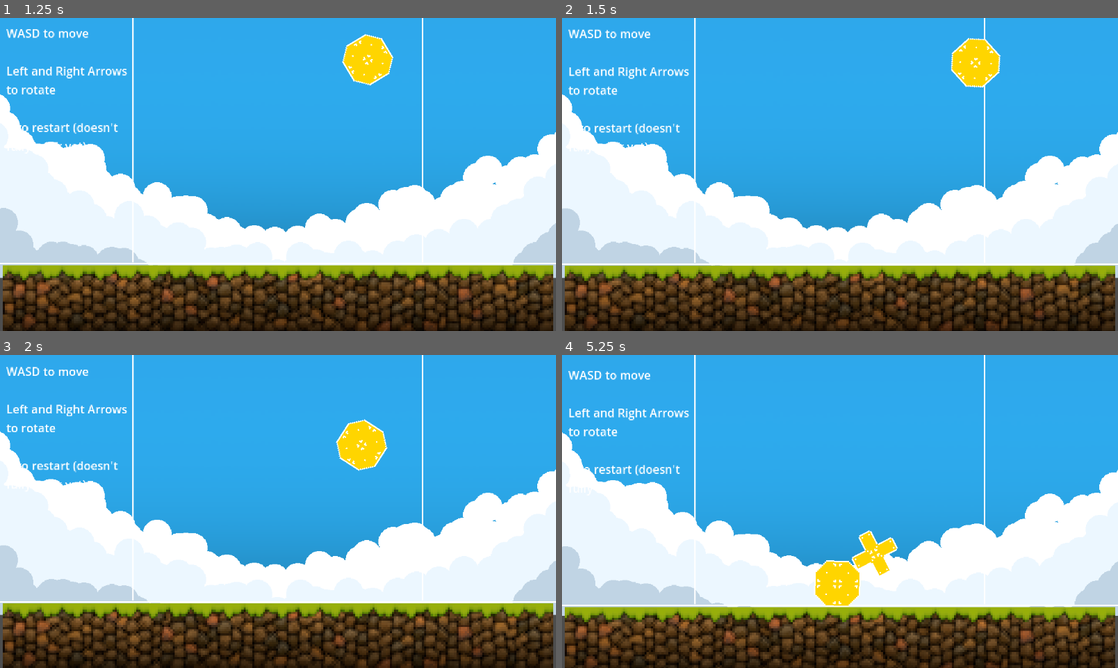
Above: before the commit, frames 1-4 (two rows, left to right).
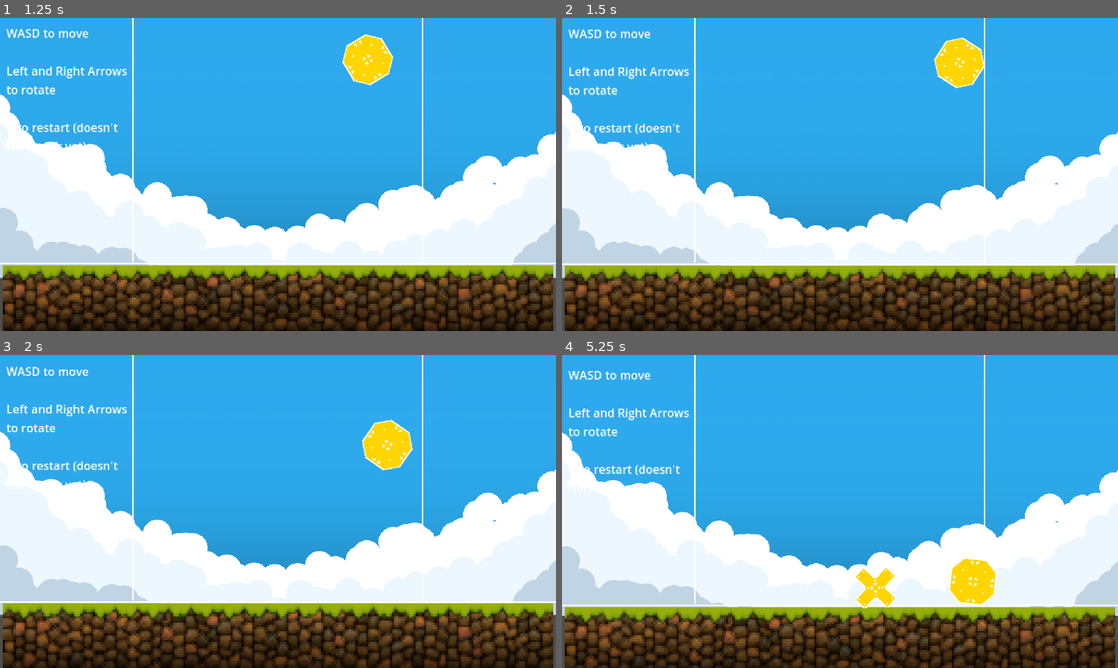
Above: after the commit, the same moments.

Repository: drew-abbo/gmtk_game_jam_game
Game: Godot game, scene res://main.tscn
Same seed, same stepped clock (60 frames per second), same inputs: the game is played once before the commit and once after it.
Inputs:
- Up to frame 1 (1.25 s): hold D (move_right) from 0.53 s (still down)
- Up to frame 2 (1.5 s): release D (move_right) at 1.28 s; hold S (move_down) from 1.28 s (still down)
- Up to frame 3 (2 s): keep holding S (move_down)
- Up to frame 4 (5.25 s): release S (move_down) at 2.03 s; hold D (move_right) 2.03-2.78 s; hold W (move_up) 2.78-3.53 s; hold A (move_left) 3.53-5.03 s; tap R (restart) at 4.15 s; hold S (move_down) from 5.03 s (still down)

Frame 1 is identical in both runs. In frame 2, 1.1% of the frame differs, in the area x 66-79%, y 6-23%; in frame 3, 1.5%; in frame 4, 3.0%, in the area x 45-79%, y 56-82%.

Commit message:
walls are now physics objects just on different layers

Diff:
--- a/Building/Pieces/building_piece.gd
+++ b/Building/Pieces/building_piece.gd
@@ -8,12 +8,6 @@
 const PLAYER_MOVE_SPEED: float = 300
 ## The speed added to the piece when being rotated by the player.
 const PLAYER_ROTATE_SPEED: float = 10
-## The maximum distance the piece can get from the center of the screen while
-## being controlled by the player.
-const PLAYER_MAX_DIST_X_FROM_CENTER: float = 200
-## The amount of force to use to push the piece towards the center of the screen
-## when it gets too far.
-const PLAYER_TOO_FAR_PUSH_FORCE: float = 200
 
 ## Whether the piece is currently being controlled by the player.
 var is_player_controlled: bool = true
@@ -47,15 +41,13 @@
 		angular_velocity += (
 			Input.get_axis("rotate_left", "rotate_right") * PLAYER_ROTATE_SPEED * delta)
 
-		# make sure we don't keep moving if we're out of bounds
-		if (position.x > PLAYER_MAX_DIST_X_FROM_CENTER and velocity.x > 0):
-			velocity.x = -PLAYER_TOO_FAR_PUSH_FORCE
-		elif (position.x < -PLAYER_MAX_DIST_X_FROM_CENTER and velocity.x < 0):
-			velocity.x = PLAYER_TOO_FAR_PUSH_FORCE
-
 
 # when it contacts something lock it in place and remove player control
-func _on_rigid_body_2d_body_entered(_body: Node) -> void:
+func _on_rigid_body_2d_body_entered(body: CollisionObject2D) -> void:
+	# don't do anything special for collisions with stuff not on layer 1
+	if not body.get_collision_layer_value(1):
+		return
+
 	lock_movement()
 
 	# disable the ability for the signal to be sent in the future (even if it
@@ -76,12 +68,13 @@
 	rigid_body_2d.angular_velocity = 0;
 
 	# remove it's ability to collide with anything
-	rigid_body_2d.set_collision_mask_value(1, false)
+	rigid_body_2d.set_collision_mask_value(1, false)	# gound/other pieces
+	rigid_body_2d.set_collision_mask_value(2, false)	# invisible walls
 
 
 ## Enables gravity and physics for the piece. Doesn't return player control.
 func unlock_movement() -> void:
-	# allow collisions
+	# allow collisions w/ gound/other pieces
 	rigid_body_2d.set_collision_mask_value(1, true)
 
 	# gravity
--- a/Building/Pieces/building_piece.tscn
+++ b/Building/Pieces/building_piece.tscn
@@ -9,6 +9,7 @@
 script = ExtResource("1_haemo")
 
 [node name="RigidBody2D" type="RigidBody2D" parent="."]
+collision_mask = 3
 mass = 20.0
 physics_material_override = SubResource("PhysicsMaterial_3d1gg")
 gravity_scale = 0.0
--- a/main.gd
+++ b/main.gd
@@ -89,6 +89,9 @@
 
 ## Initializes the most recently added building piece
 func _initialize_new_building_piece(new_piece_y_pos: float) -> void:
+	if game_is_over:
+		return
+
 	add_child(user_current_piece)
 	all_pieces.append(user_current_piece)
 
--- a/main.tscn
+++ b/main.tscn
@@ -6,6 +6,16 @@
 [ext_resource type="Texture2D" uid="uid://f4sirjkaalrp" path="res://Assets/Cloud 1.png" id="4_cfc7a"]
 [ext_resource type="Texture2D" uid="uid://bd2aa8kdxfm7i" path="res://Assets/Surface Cloud BG 1.png" id="4_ripnh"]
 [ext_resource type="Texture2D" uid="uid://xio5obkypaht" path="res://Assets/Cloud 2.png" id="6_7rwo3"]
+
+[sub_resource type="PhysicsMaterial" id="PhysicsMaterial_y6qcd"]
+friction = 0.0
+
+[sub_resource type="WorldBoundaryShape2D" id="WorldBoundaryShape2D_02jg8"]
+normal = Vector2(-1, 0)
+distance = -200.0
+
+[sub_resource type="PhysicsMaterial" id="PhysicsMaterial_3mu5l"]
+friction = 0.0
 
 [sub_resource type="PhysicsMaterial" id="PhysicsMaterial_gywg0"]
 rough = true
@@ -28,7 +38,7 @@
 offset_left = -375.0
 offset_top = -209.0
 offset_right = -206.0
-offset_bottom = -108.0
+offset_bottom = -30.0
 text = "WASD to move
 
 Left and Right Arrows
@@ -37,17 +47,34 @@
 R to restart (doesn't
 fully work yet)"
 
-[node name="LeftWallMarker" type="Line2D" parent="World"]
+[node name="LeftWall" type="StaticBody2D" parent="World"]
+collision_layer = 2
+collision_mask = 0
+physics_material_override = SubResource("PhysicsMaterial_y6qcd")
+
+[node name="Line2D" type="Line2D" parent="World/LeftWall"]
 position = Vector2(-200, 119)
 rotation = 1.5708
 points = PackedVector2Array(0, 0, -10000, 0)
 width = 2.0
 
-[node name="RightWallMarker" type="Line2D" parent="World"]
+[node name="CollisionShape2D" type="CollisionShape2D" parent="World/LeftWall"]
+rotation = 3.14159
+shape = SubResource("WorldBoundaryShape2D_02jg8")
+
+[node name="RightWall" type="StaticBody2D" parent="World"]
+collision_layer = 2
+collision_mask = 0
+physics_material_override = SubResource("PhysicsMaterial_3mu5l")
+
+[node name="Line2D" type="Line2D" parent="World/RightWall"]
 position = Vector2(200, 119)
 rotation = 1.5708
 points = PackedVector2Array(0, 0, -10000, 0)
 width = 2.0
+
+[node name="CollisionShape2D" type="CollisionShape2D" parent="World/RightWall"]
+shape = SubResource("WorldBoundaryShape2D_02jg8")
 
 [node name="Ground" type="StaticBody2D" parent="World"]
 position = Vector2(0, 45)
Not shown: 1 places in main.tscn that only renumber resources
